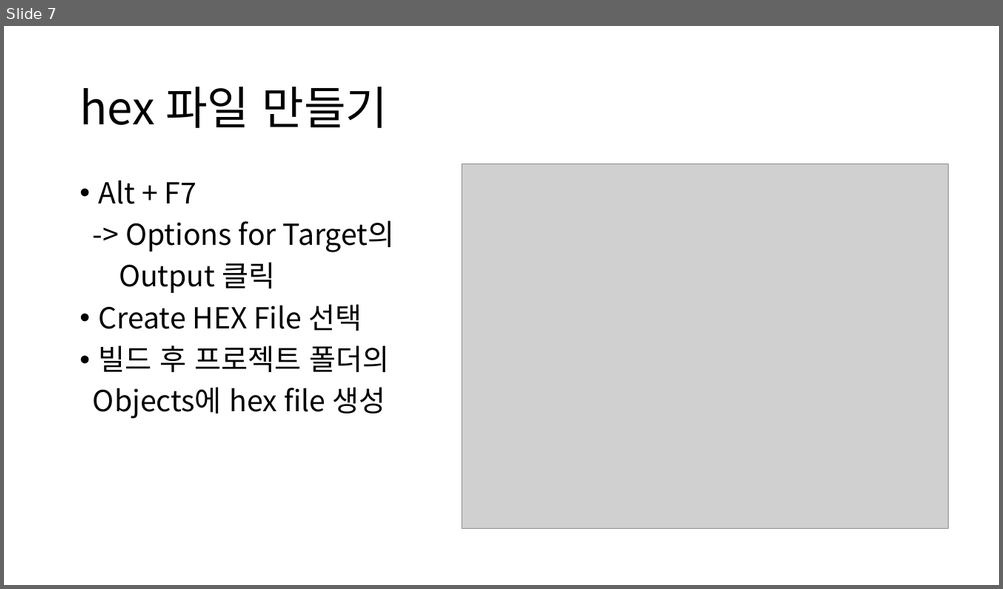
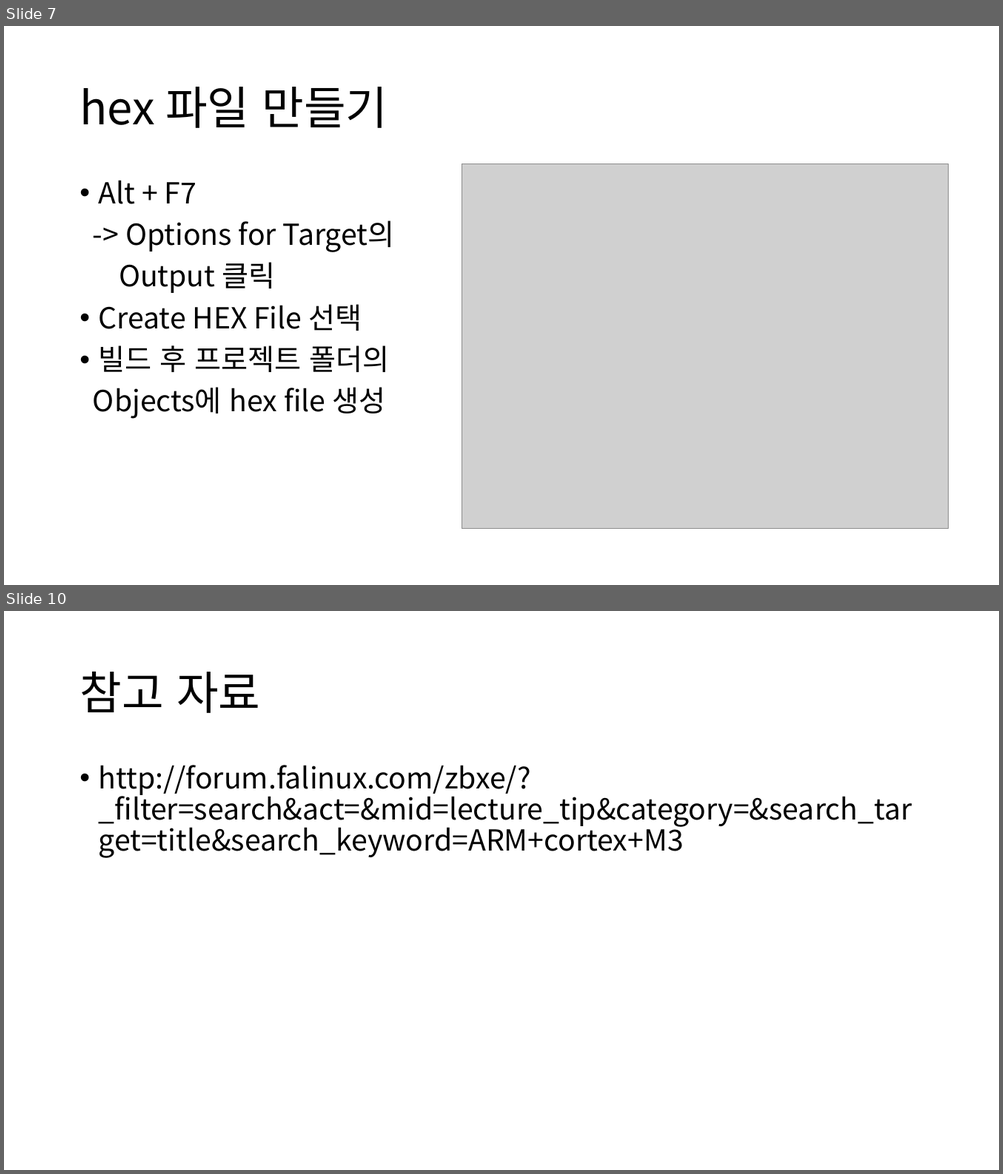
Before and after one commit to cosy07/routing, a slide deck: c_netproject/keil 환경 설정.pptx. Shown one above the other, each under a label of ours: slide 7 before the commit, slides 7 and 10 after it; the slides between them are not shown. The pictures are 1003x589 and 1003x1174 pixels, drawn with LibreOffice and Linux fonts; fonts in the diff are those of the drawing; grey boxes stand for pictures. Boxes give left, top, right and bottom in pixels: in the first picture for what was removed or moved away, otherwise in the second. Text is boxed around its words. In the diff, an @@ line names an element or a change of style, - is before the commit and + after.

```diff
--- a/c_netproject/keil 환경 설정.pptx
+++ b/c_netproject/keil 환경 설정.pptx
@@ slide 10 added at (4,611,999,1170), background #FFFFFF @@
@@ title added at (79,671,260,713), 44 pt, text #000000 @@
+참고 자료
@@ text added at (99,765,912,858), 28 pt, text #000000 @@
+• http://forum.falinux.com/zbxe/?_filter=search&act=&mid=lecture_tip&category=&search_target=title&search_keyword=ARM+cortex+M3
```
Also in this commit, not shown: 2 other slides added, 54 other files.
